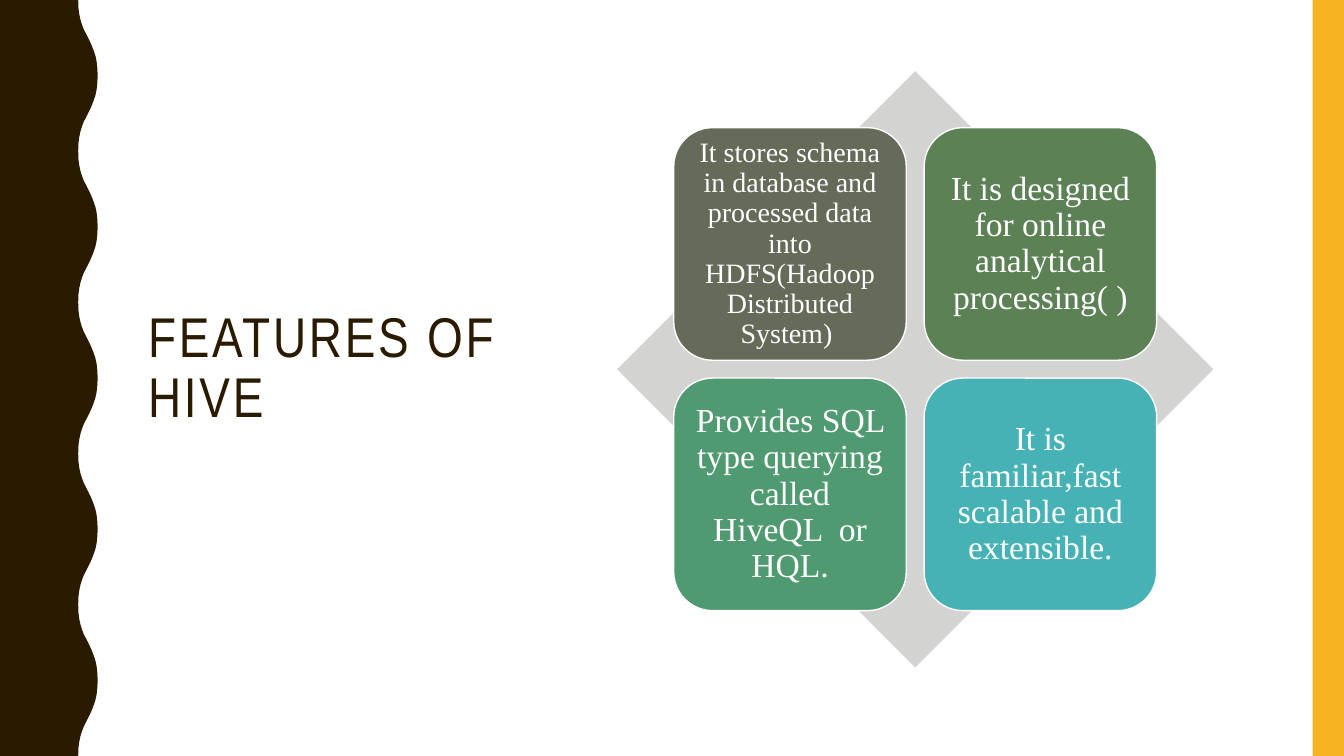
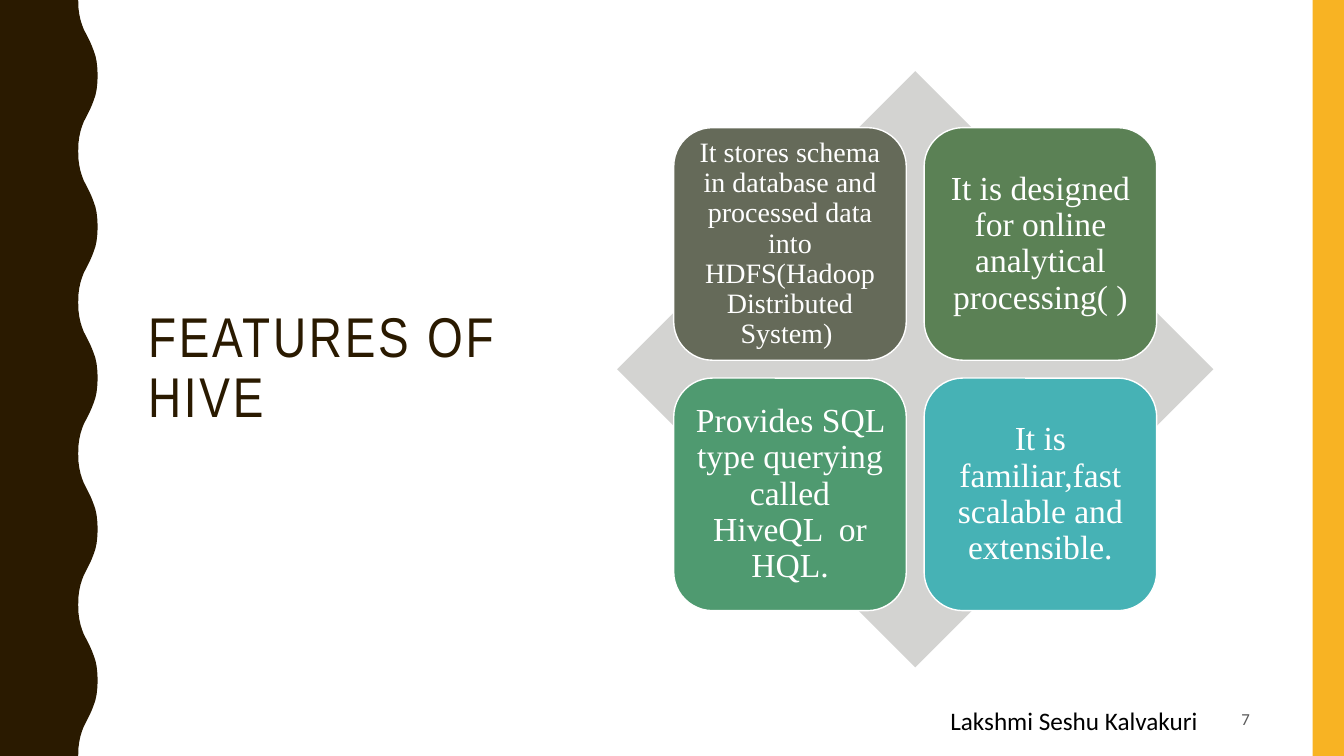
Before and after one commit to badisasairam/Hive, a slide deck: slide 7 of docs/HIVE.pptx. Drawn at 1344x756 pixels with LibreOffice and Linux fonts; fonts in the diff are those of the drawing. Boxes give left, top, right and bottom in pixels: in the first picture for what was removed or moved away, otherwise in the second. Text is boxed around its words. In the diff, an @@ line names an element or a change of style, - is before the commit and + after.

```diff
--- a/docs/HIVE.pptx
+++ b/docs/HIVE.pptx
@@ text added at bbox=[950, 712, 1197, 731], 18 pt, text #000000 @@
+Lakshmi Seshu Kalvakuri
@@ page number added at bbox=[1241, 714, 1249, 725], 12 pt, text #595959 @@
+7
```
Also in this commit, not shown: 36 other slides changed, 1 slide added, 1 slide removed.
